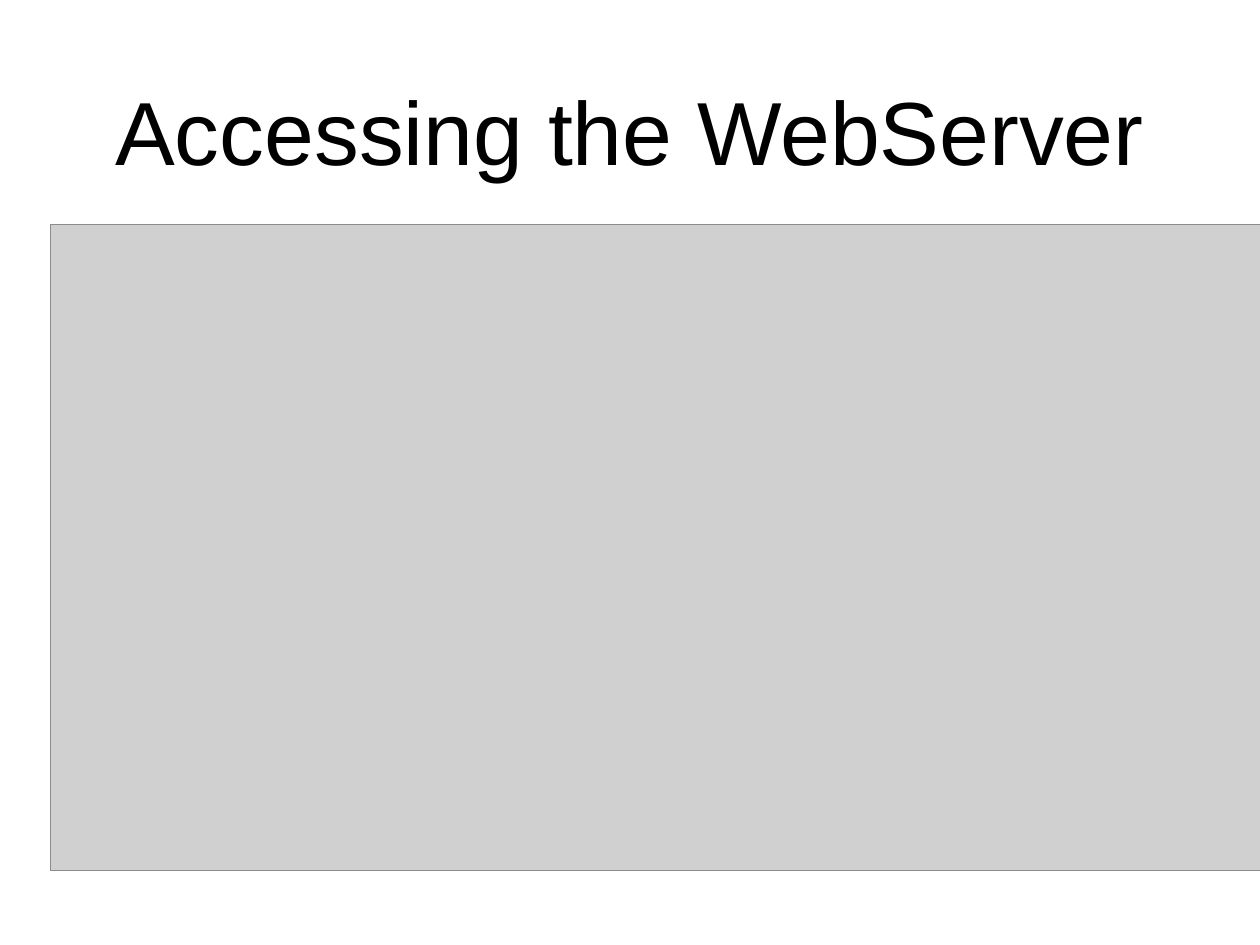
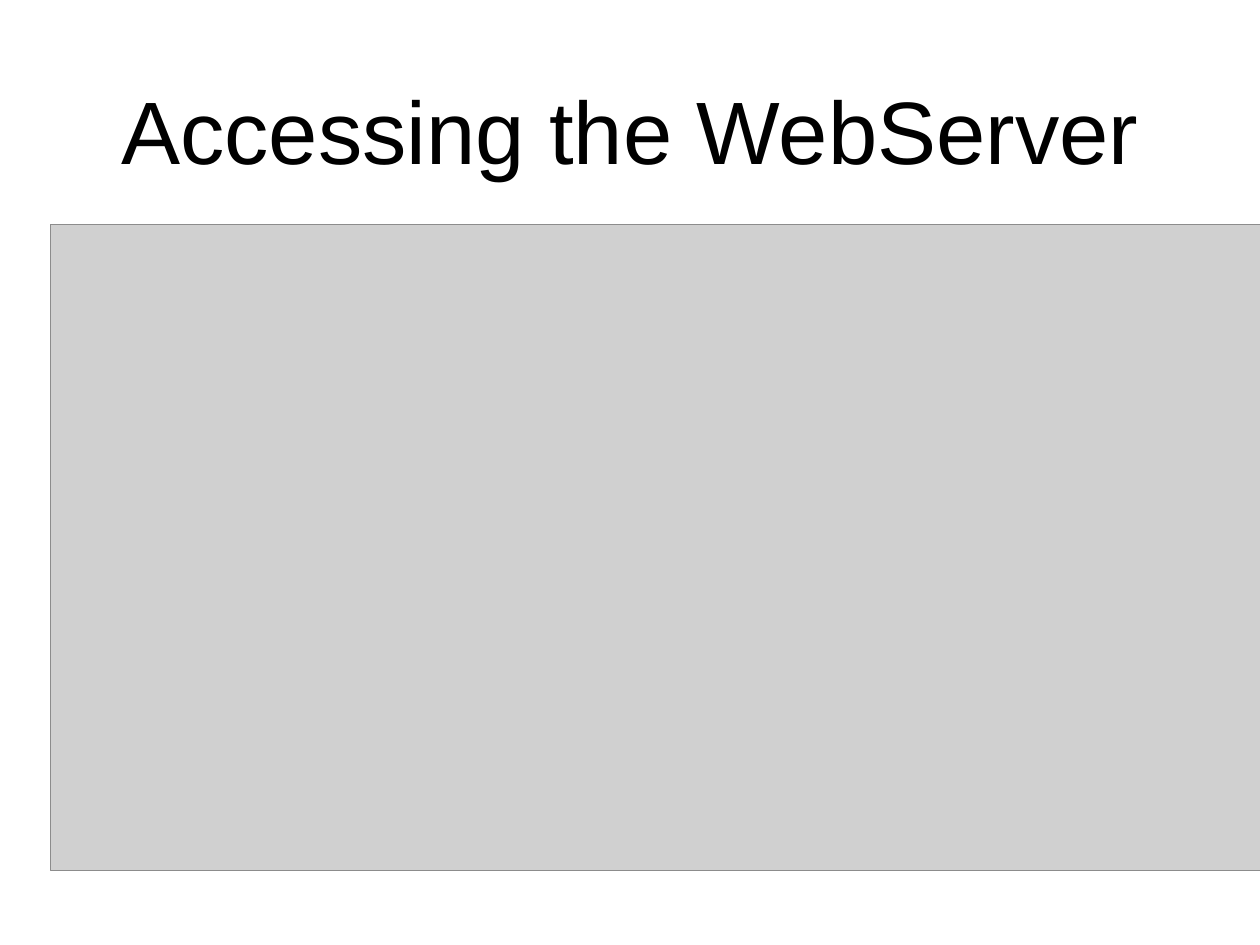
Before and after one commit to ASTApplicationWorkGroup/dockertutorial_part1, a slide deck: slide 9 of docker.pptx. Drawn at 1260x945 pixels with LibreOffice and Linux fonts; fonts in the diff are those of the drawing; grey boxes stand for pictures. Boxes give left, top, right and bottom in pixels: in the first picture for what was removed or moved away, otherwise in the second. Text is boxed around its words. In the diff, an @@ line names an element or a change of style, - is before the commit and + after.

```diff
--- a/docker.pptx
+++ b/docker.pptx
@@ title "Accessing the WebServer" at [121, 99, 1138, 180]: size 72.8 to 72 pt @@
```
Also in this commit, not shown: 10 other slides changed, 7 slides added.
